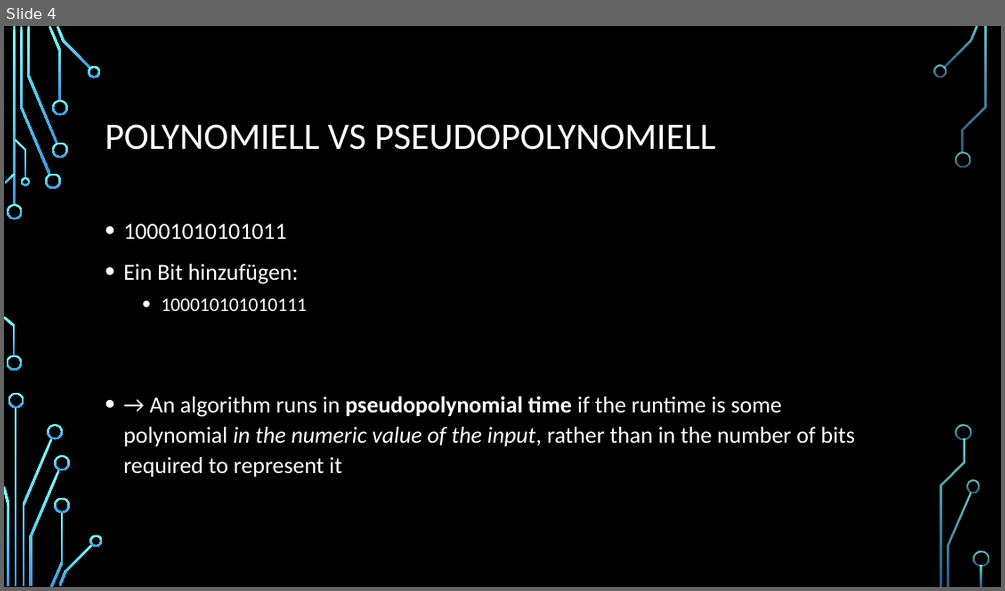
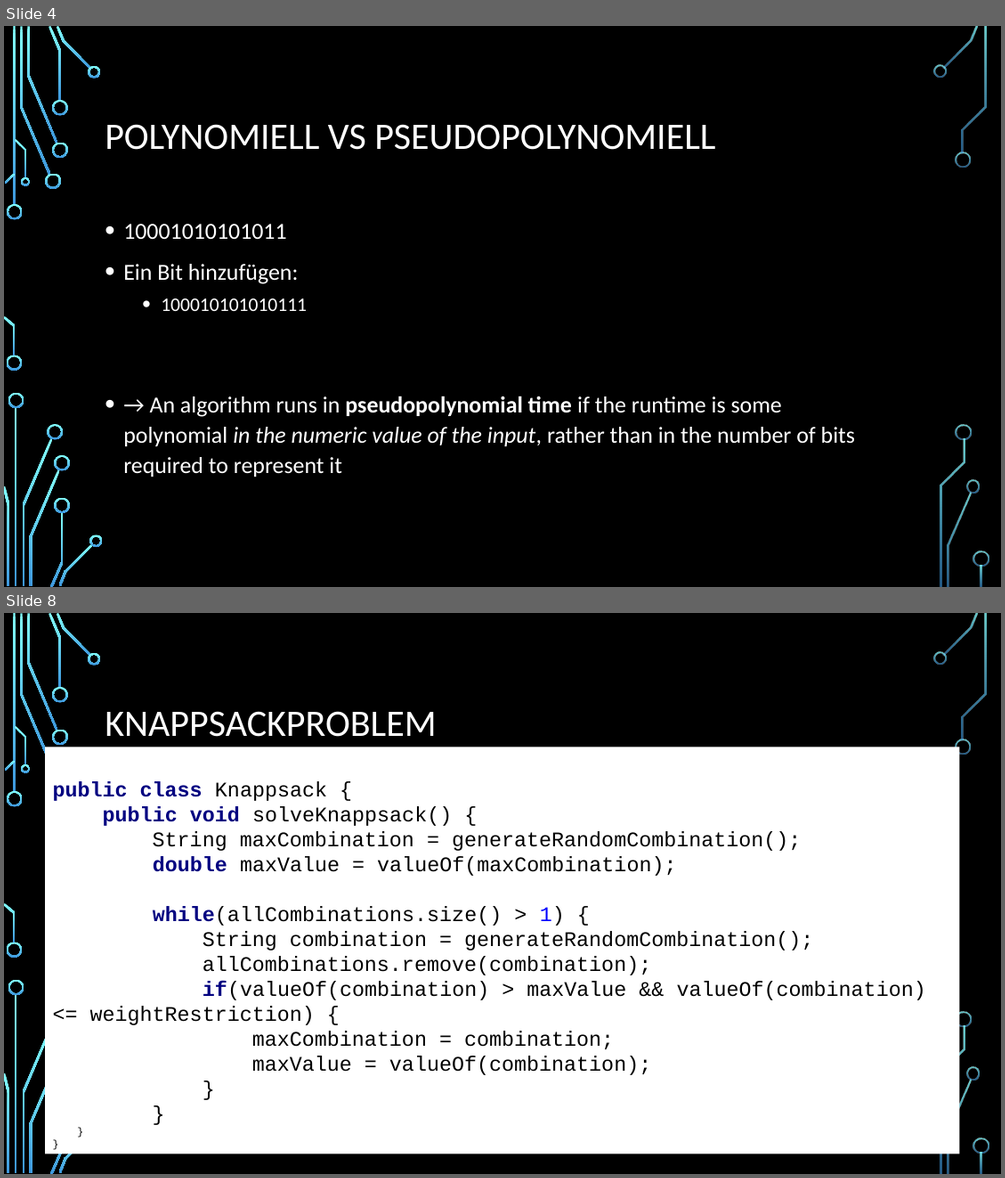
Before and after one commit to Seppl2202/Pseudopolynomielle-Algorithmen, a slide deck: Pseudopolynomielle Algorithmen.pptx. Shown one above the other, each under a label of ours: slide 4 before the commit, slides 4 and 8 after it; the slides between them are not shown. The pictures are 1005x591 and 1005x1178 pixels, drawn with LibreOffice and Linux fonts; fonts in the diff are those of the drawing; background and template pictures are left out. Boxes give left, top, right and bottom in pixels: in the first picture for what was removed or moved away, otherwise in the second. Text is boxed around its words. In the diff, an @@ line names an element or a change of style, - is before the commit and + after.

Commit message:
added knappsack table

```diff
--- a/Pseudopolynomielle Algorithmen.pptx
+++ b/Pseudopolynomielle Algorithmen.pptx
@@ slide 8 added at <box>4,613,1001,1174</box>, background picture (left out); not listed: 32 template elements that a slide beside it also shows @@
@@ title added at <box>105,711,436,737</box>, 36 pt, text #FFFFFF @@
+KNAPPSACKPROBLEM
@@ text added at <box>45,743,960,1158</box>, fill #FFFFFF, 20 pt, text #000000 @@
+public class Knappsack {
+public void solveKnappsack() {
+String maxCombination = generateRandomCombination();
+double maxValue = valueOf(maxCombination);
+while(allCombinations.size() > 1) {
+String combination = generateRandomCombination();
+allCombinations.remove(combination);
+if(valueOf(combination) > maxValue && valueOf(combination) <= weightRestriction) {
+maxCombination = combination;
+maxValue = valueOf(combination);
+}
+}
+}
+}
```
Also in this commit, not shown: 7 other slides added.
